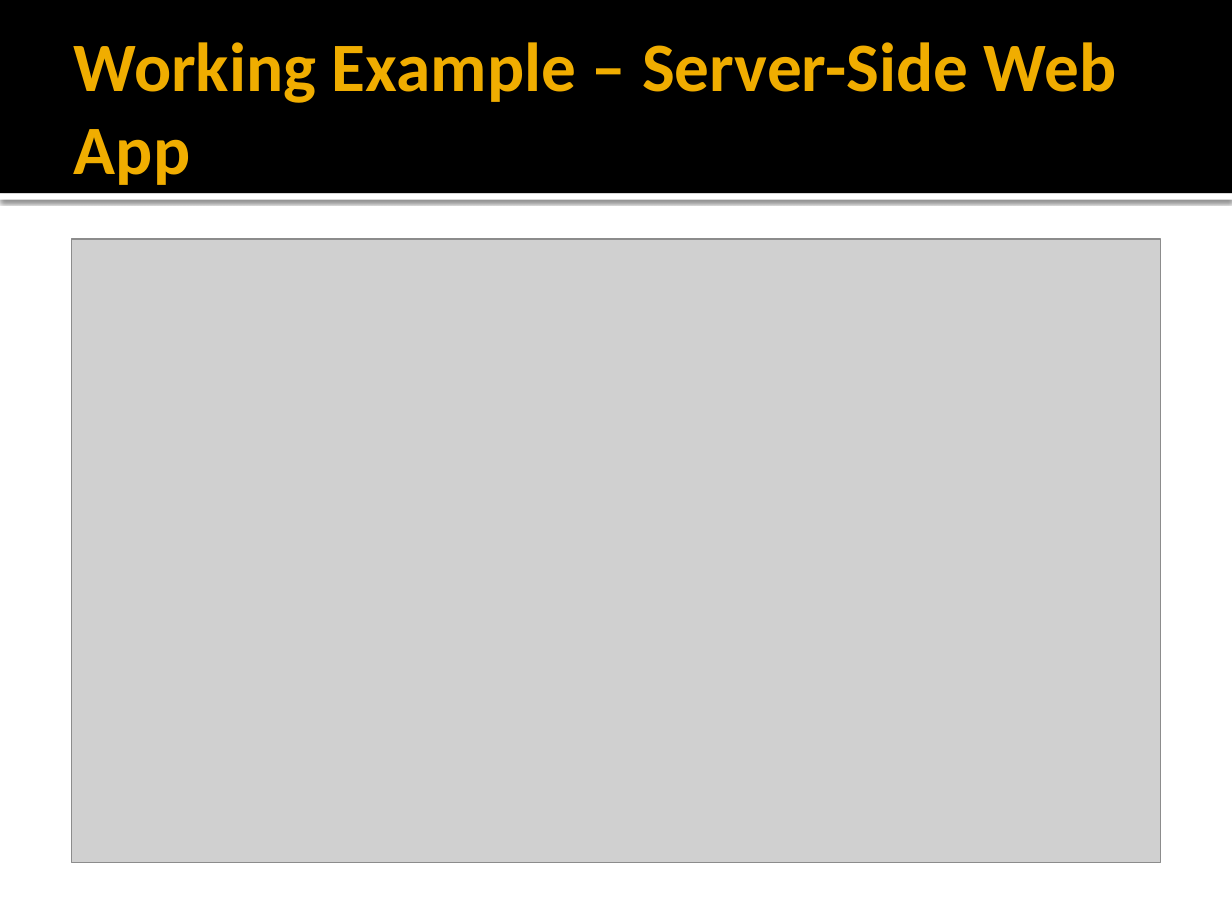
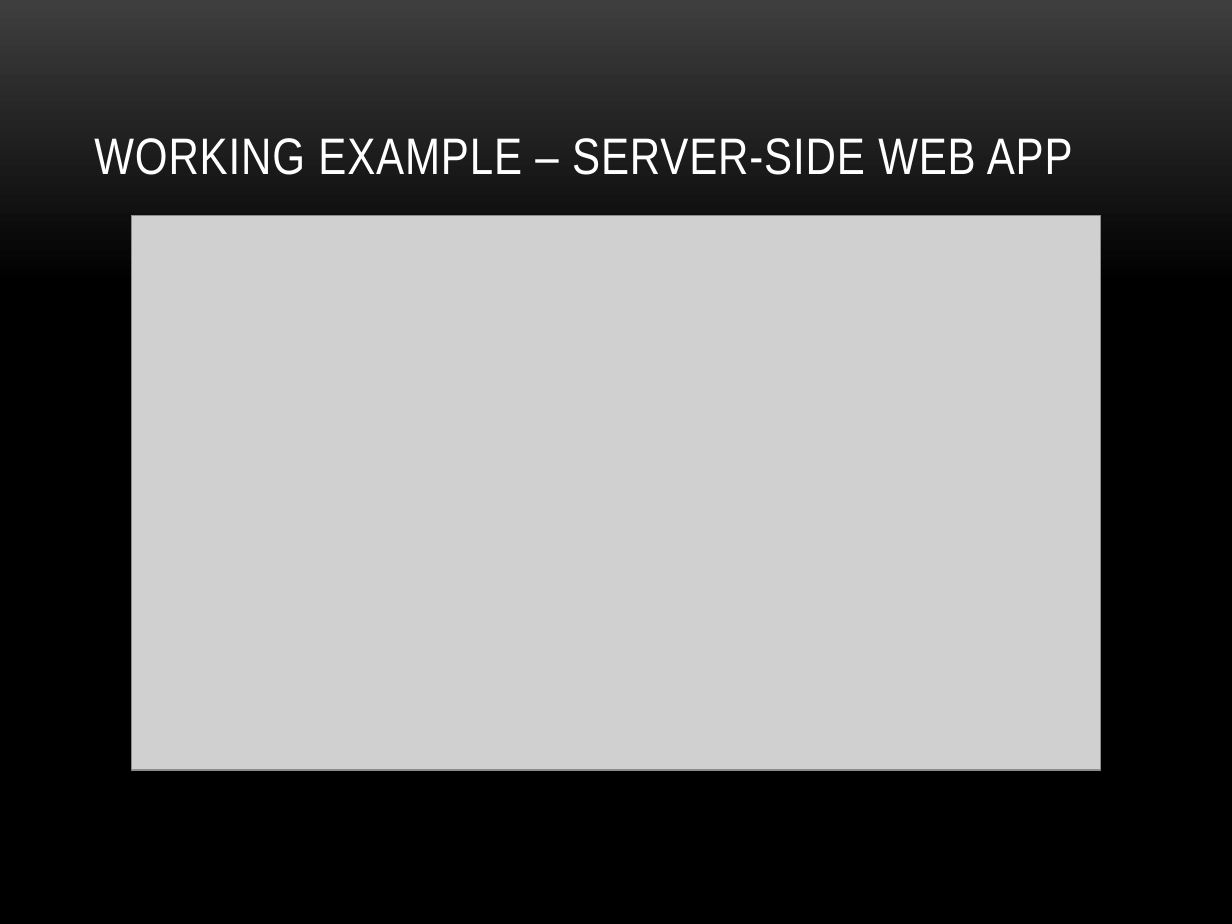
Before and after one commit to anibalvelarde/SSOExample, a slide deck: slide 19 of SSOPresentation/IAM_SSO.pptx (slide 16 before the commit). Drawn at 1232x924 pixels with LibreOffice and Linux fonts; fonts in the diff are those of the drawing; grey boxes stand for pictures; background and template pictures are left out. Boxes give left, top, right and bottom in pixels: in the first picture for what was removed or moved away, otherwise in the second. Text is boxed around its words. In the diff, an @@ line names an element or a change of style, - is before the commit and + after.

```diff
--- a/SSOPresentation/IAM_SSO.pptx
+++ b/SSOPresentation/IAM_SSO.pptx
@@ background #FFFFFF to picture (left out) @@
@@ rectangle removed at (x1=0, y1=0, x2=1232, y2=193) @@
@@ title "WORKING EXAMPLE – SERVER-SIDE WEB ..." at (x1=94, y1=138, x2=1073, y2=175): vertical alignment middle to bottom @@
@@ title at (x1=94, y1=138, x2=1073, y2=175): text changed; size 40.5 to 30 pt; font Calibri to Arial Narrow; text colour #F0AD00 to #FFFFFF; bold off @@
-Working Example – Server-Side Web App
+WORKING EXAMPLE – SERVER-SIDE WEB APP
@@ rectangle removed at (x1=0, y1=193, x2=1232, y2=200) @@
@@ picture resized from (x1=71, y1=239, x2=1161, y2=862) to (x1=132, y1=216, x2=1101, y2=770) @@
```
Also in this commit, not shown: 15 other slides changed, 7 slides added, 4 slides removed.
